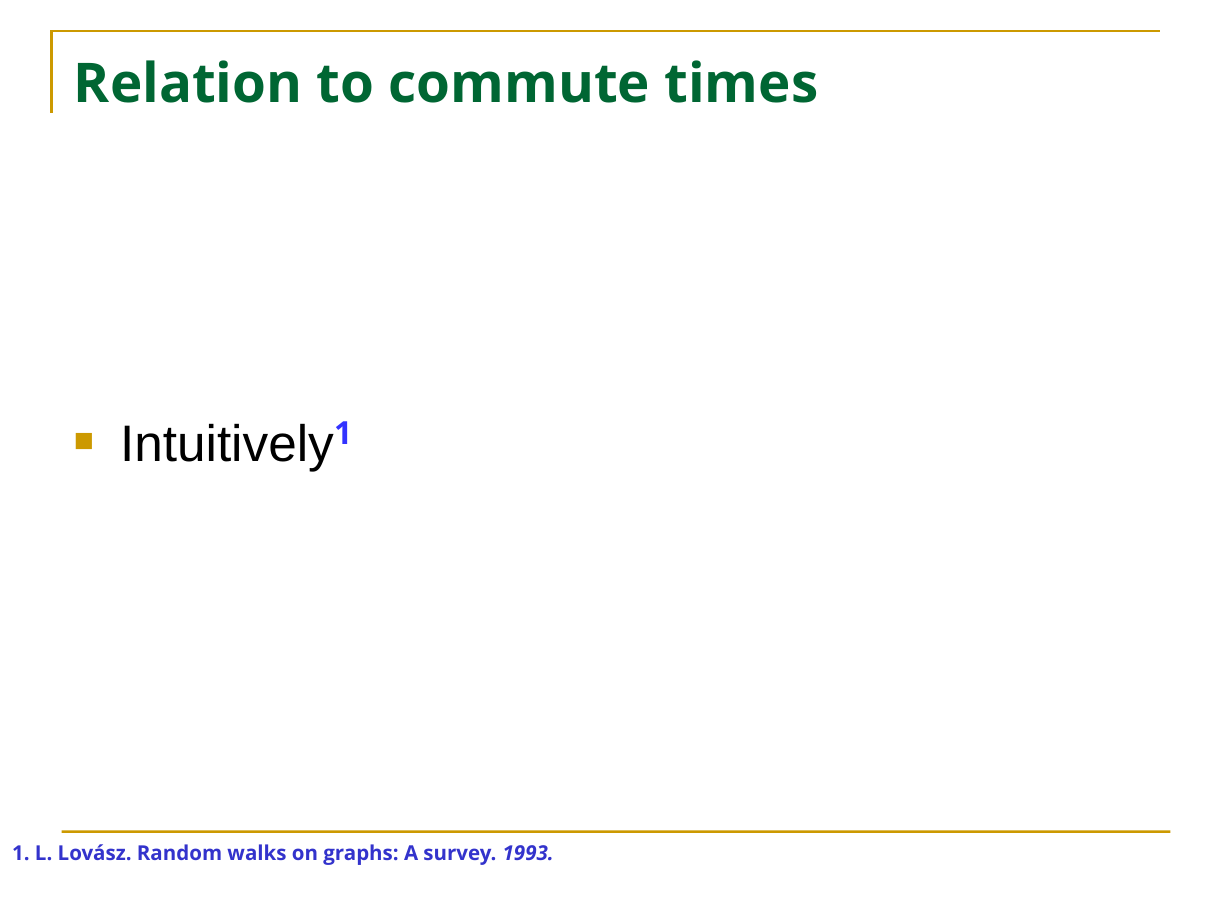
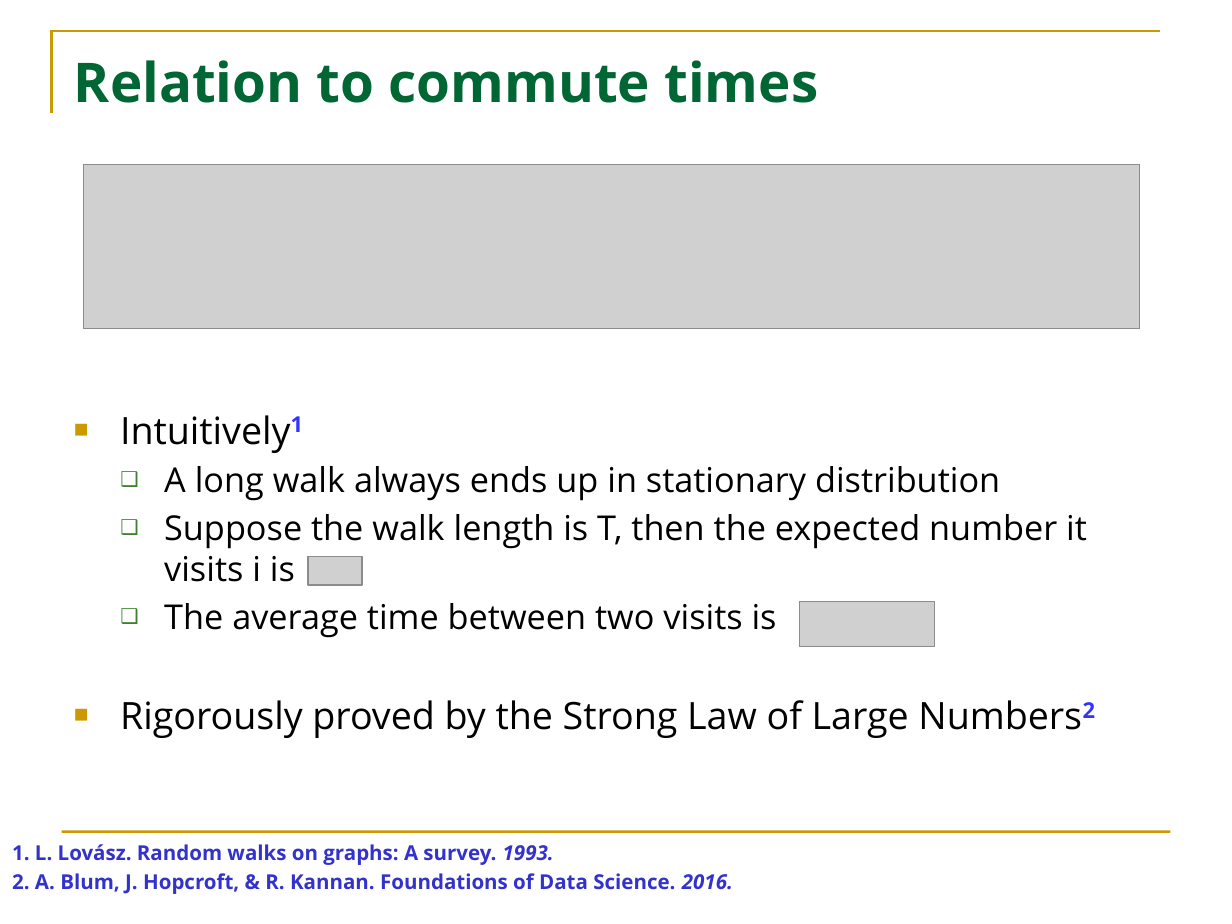
Before and after one commit to HuanSGT/rw-dir-prox, a slide deck: slide 22 of Random Walk based Proximity Measures in Directed Graphs.pptx. Drawn at 1232x924 pixels with LibreOffice and Linux fonts; fonts in the diff are those of the drawing; grey boxes stand for pictures; background and template pictures are left out. Boxes give left, top, right and bottom in pixels: in the first picture for what was removed or moved away, otherwise in the second. Text is boxed around its words. In the diff, an @@ line names an element or a change of style, - is before the commit and + after.

```diff
--- a/Random Walk based Proximity Measures in Directed Graphs.pptx
+++ b/Random Walk based Proximity Measures in Directed Graphs.pptx
@@ picture added at box(84, 164, 1140, 328) @@
@@ text "Intuitively1" at box(120, 466, 1087, 738): size 30 to 22 pt, size 32 to 22 pt, font Arial to Open Sans in "Intuitively1"; less space between paragraphs @@
@@ text at box(120, 466, 1087, 738): paragraphs added @@
+  ❑ A long walk always ends up in stationary distribution
+  ❑ Suppose the walk length is T, then the expected number it visits i is
+  ❑ The average time between two visits is
+■ Rigorously proved by the Strong Law of Large Numbers2
@@ picture added at box(308, 557, 362, 585) @@
@@ picture added at box(800, 602, 935, 647) @@
@@ text at box(12, 873, 733, 894): paragraph added @@
+2. A. Blum, J. Hopcroft, & R. Kannan. Foundations of Data Science. 2016.
```
Also in this commit, not shown: 8 other slides changed.
